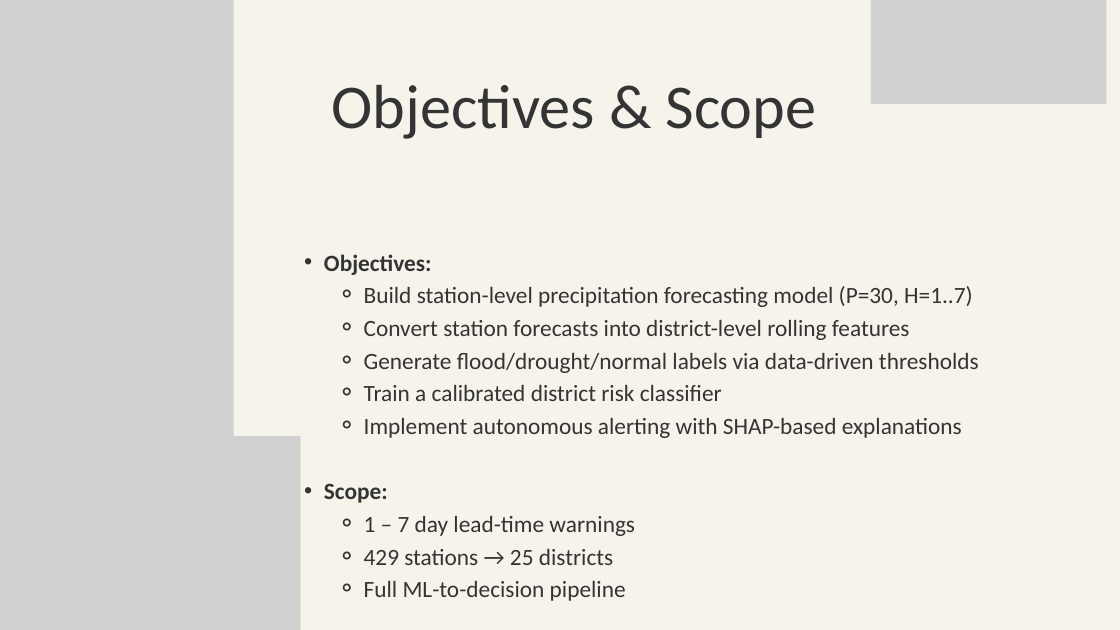
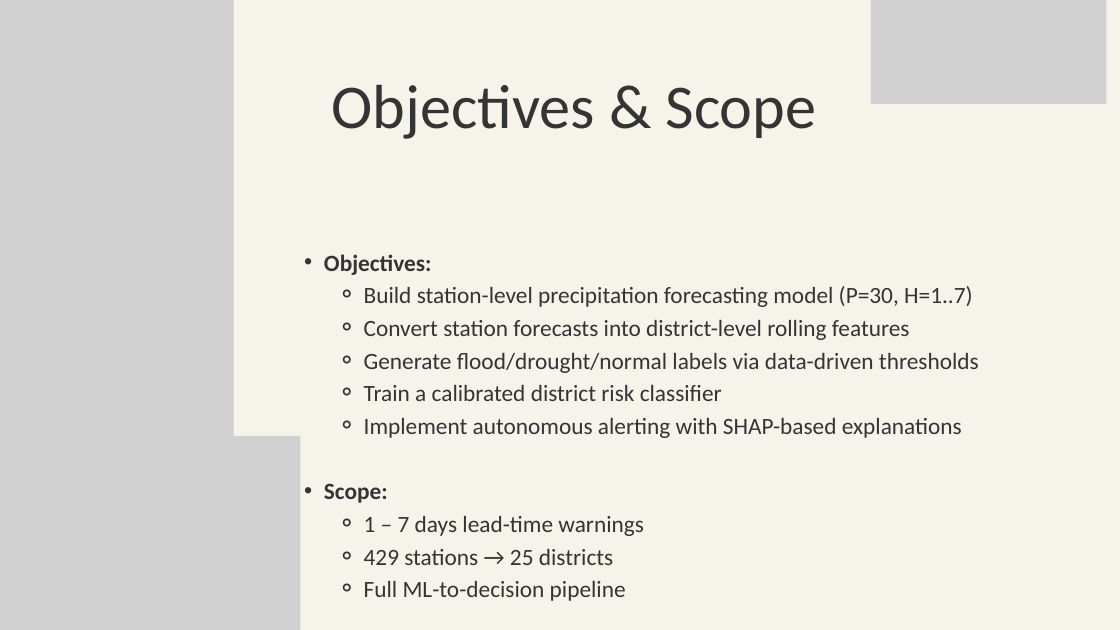
Before and after one commit to Dhilshan2000/Final-year-research, a slide deck: slide 4 of docs/Final Viva Presentation.pptx. Drawn at 1120x630 pixels with LibreOffice and Linux fonts; fonts in the diff are those of the drawing; grey boxes stand for pictures. Boxes give left, top, right and bottom in pixels: in the first picture for what was removed or moved away, otherwise in the second. Text is boxed around its words. In the diff, an @@ line names an element or a change of style, - is before the commit and + after.

```diff
--- a/docs/Final Viva Presentation.pptx
+++ b/docs/Final Viva Presentation.pptx
@@ text at (364,516,644,536): text changed @@
-    ⚬ 1 – 7 day lead-time warnings
+    ⚬ 1 – 7 days lead-time warnings
```
Also in this commit, not shown: 2 other slides changed, 1 slide added, 8 other files.
